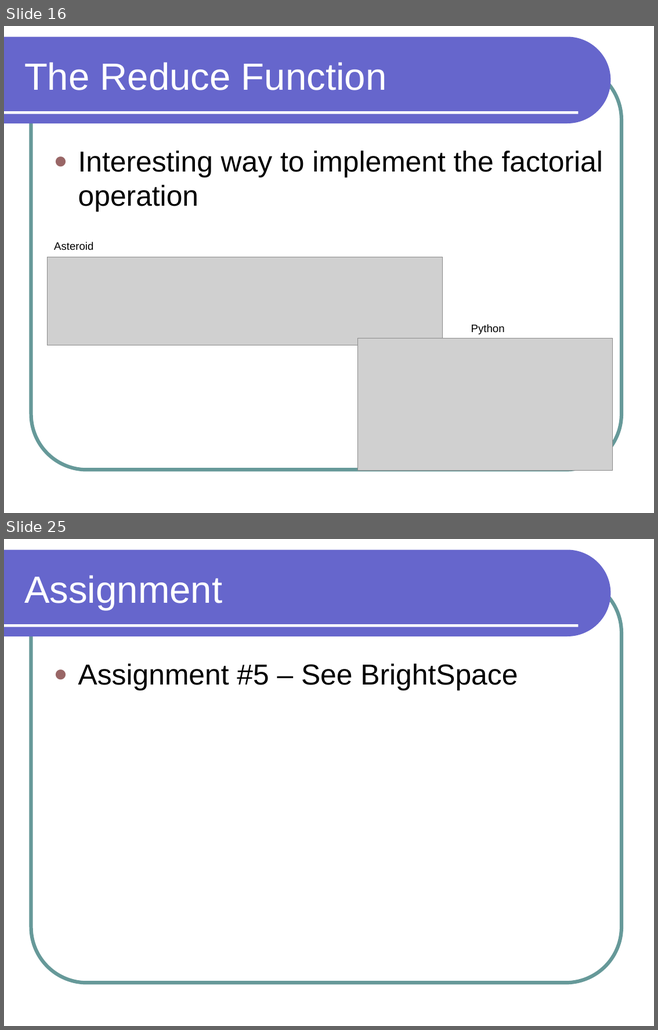
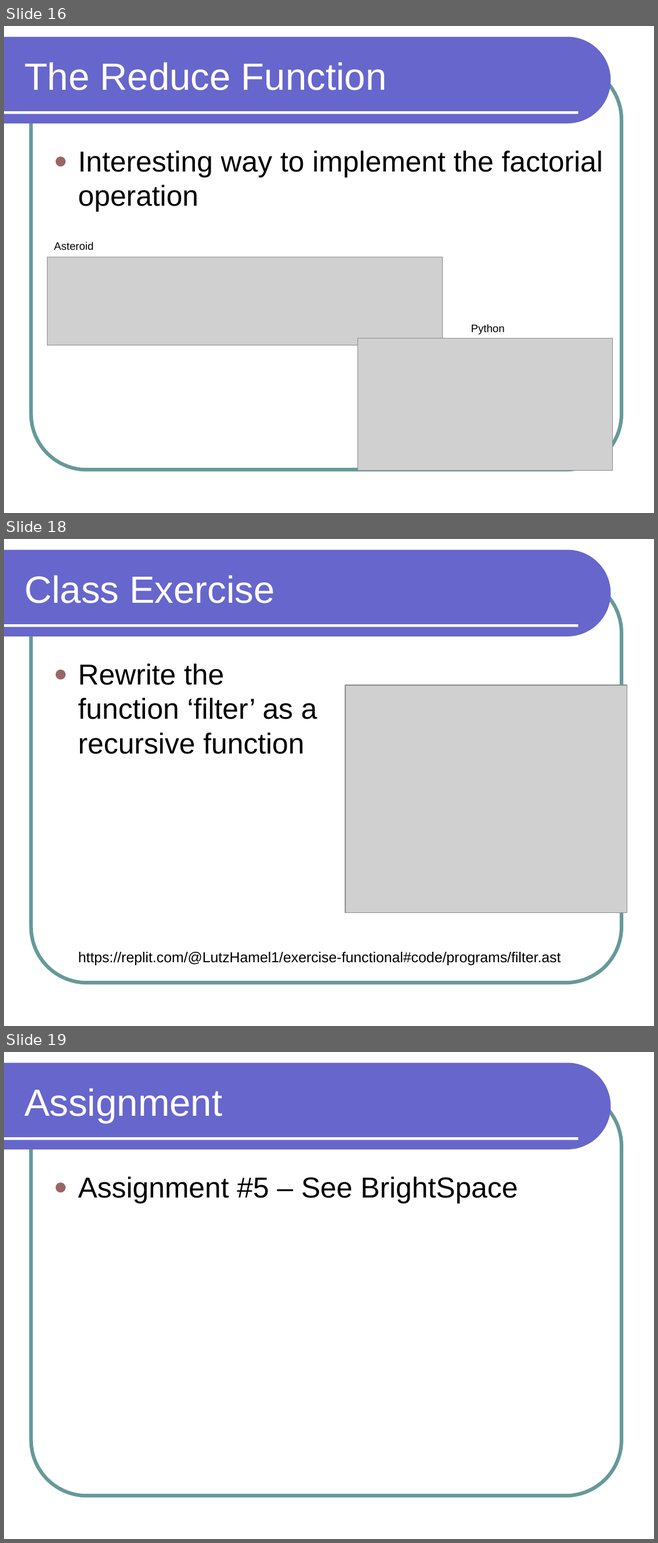
Before and after one commit to lutzhamel/CSC301, a slide deck: notes/csc301-ln014.ppt. Shown one above the other, each under a label of ours: slides 16 and 25 before the commit, slides 16, 18 and 19 after it; the slides between them are not shown. The pictures are 658x1030 and 658x1543 pixels, drawn with LibreOffice and Linux fonts; fonts in the diff are those of the drawing; grey boxes stand for pictures. Boxes give left, top, right and bottom in pixels: in the first picture for what was removed or moved away, otherwise in the second. Text is boxed around its words. In the diff, an @@ line names an element or a change of style, - is before the commit and + after.

```diff
--- a/notes/csc301-ln014.ppt
+++ b/notes/csc301-ln014.ppt
@@ slide 18 added at bbox=[4, 539, 654, 1026], background #FFFFFF; not listed: 3 template elements that a slide beside it also shows @@
@@ title added at bbox=[24, 575, 274, 603], 42 pt, text #FFFFFF @@
+Class Exercise
@@ text added at bbox=[78, 664, 317, 754], 32 pt, text #000000 @@
+● Rewrite the function ‘filter’ as a recursive function
@@ picture added at bbox=[345, 685, 626, 913] @@
@@ text added at bbox=[78, 952, 561, 965], 16 pt, text #000000 @@
+https://replit.com/@LutzHamel1/exercise-functional#code/programs/filter.ast
@@ what was slide 25 is now slide 19 @@
```
Also in this commit, not shown: 1 slide changed, 7 slides removed, 7 other files.
